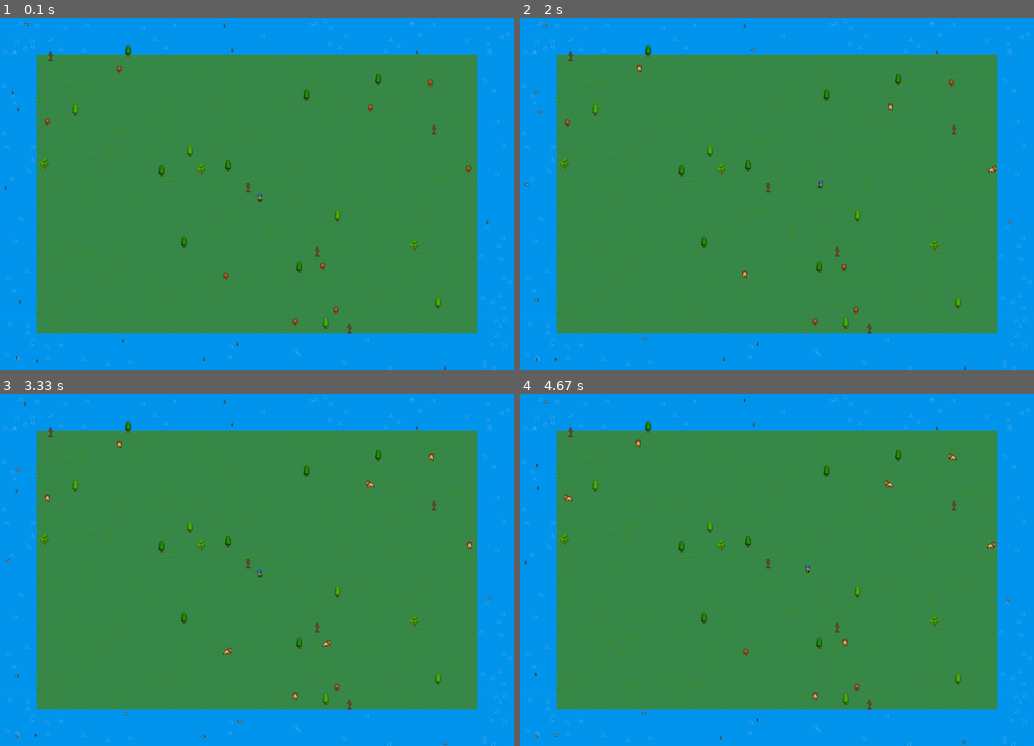
Above: before the commit, frames 1-4 (two rows, left to right).
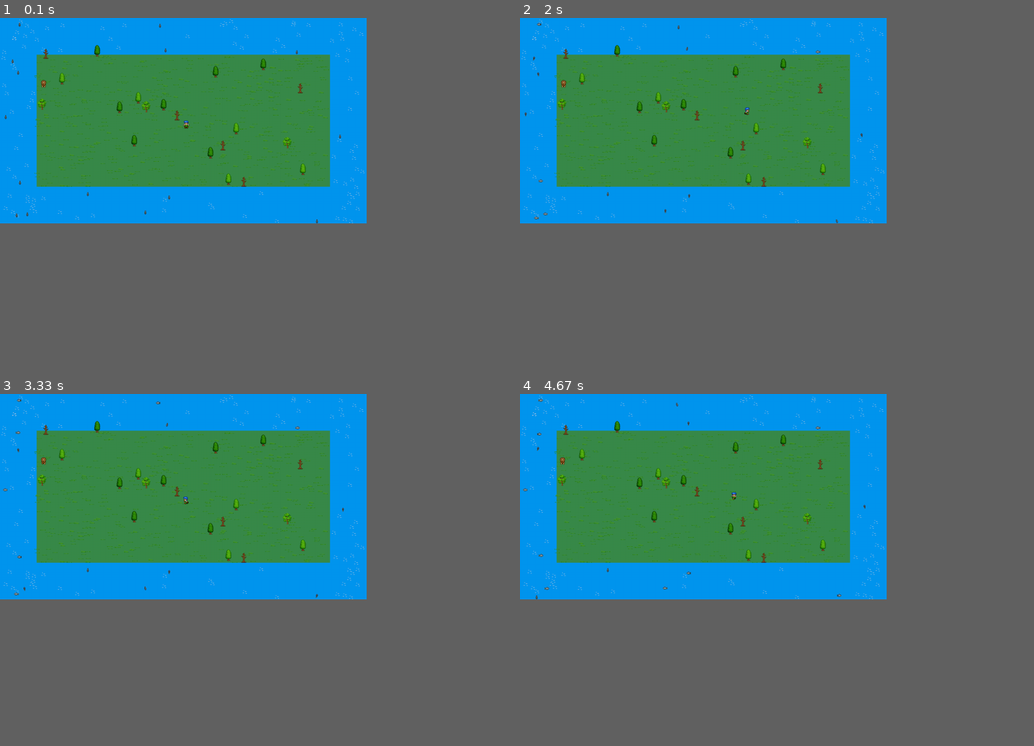
Above: after the commit, the same moments.

Repository: Kristiankaspersen/the-special-pygame
Game: pygame game, started from main.py
Same seed, same stepped clock (60 frames per second), same inputs: the game is played once before the commit and once after it.
Inputs (mouse positions are in pixels of both pictures, inside the frame that each line leads up to):
- Up to frame 1 (0.1 s): no input
- Up to frame 2 (2 s): press the mouse at (823, 116) at 0.37 s; move the mouse to (761, 123) at 0.47 s; release the mouse at (705, 134) at 0.6 s; hold D 0.67-1.13 s; hold W 1.17-1.47 s; hold D 1.5-1.97 s
- Up to frame 3 (3.33 s): hold A 2-2.53 s; hold S 2.57-2.87 s; hold A 2.9-3.3 s
- Up to frame 4 (4.67 s): hold W 3.33-3.7 s; hold D 3.73-4.37 s; hold S from 4.4 s (still down)
The window is 900x617 before the commit and 642x360 after it. Grey fills any space a smaller window leaves; there, only what the larger window draws over its background counts as a difference.

The runs differ from the first frame. In frame 1, 49% of the frame differs, in the area x 0-100%, y 0-100%; in frame 2, 49%; in frame 3, 49%; in frame 4, 49%.

Commit message:
Lion sounds

Diff:
--- a/animal.py
+++ b/animal.py
@@ -1,5 +1,6 @@
 import pygame
 import random
+import math
 
 class Animal(pygame.sprite.Sprite):
     all = []
@@ -11,12 +12,23 @@
 
         Animal.all.append(self)
 
-    def update(self, island, solid_objects, water_object1, water_object2, water_object3, water_object4, animate_num):
+    def update(self, island, solid_objects, water_object1, water_object2, water_object3, water_object4, animate_num, player):
         self.water_objects = [water_object1, water_object2, water_object3, water_object4]
         self.solid_objects = solid_objects
         self.island = island
         self.animal_movement(animate_num)
         self.isdead()
+        self.make_sound(player)
+
+    def make_sound(self, player):
+        if self.animal_name != "fish":
+            self.cx, self.cy = self.rect.centerx, self.rect.centery
+            if math.sqrt(abs(player.sprite.rect.centerx-self.rect.centerx)**2 + abs(player.sprite.rect.centerx-self.rect.centery)**2) < 40:
+                if random.randint(1, 10000) < 10:
+                    if self.animal_name == "lion":
+                        self.sound1.play()
+                        # self.agro = True   Make lion attack player
+
 
     def spawn_collision(self, solid_objects, water_object1, water_object2, water_object3, water_object4):
         water_objects = [water_object1, water_object2, water_object3, water_object4]
@@ -107,6 +119,7 @@
         self.speed = 3
         self.health = 20
         self.laziness = 100
+        self.sound1 = pygame.mixer.Sound("audio/lion1.wav")
 
         self.x, self.y = self.on_island(island)
         self.image = pygame.image.load(f"animals/{self.animal_name}/F.png").convert_alpha()
--- a/main.py
+++ b/main.py
@@ -19,10 +19,10 @@
 
 #Window and Game settings
 clock = pygame.time.Clock()
-width = 1400
-height = 960
-# width = 1000
-# height = 560
+# width = 1400
+# height = 960
+width = 1000
+height = 560
 screen = pygame.display.set_mode((width, height))
 pygame.display.set_caption("The Baboon Island")
 
@@ -34,7 +34,7 @@
 animation_timer = 0
 grass_amount = height
 trees_amount = 20
-lion_amount = 10
+lion_amount = 1
 fish_amount = 15
 
 def new_game():
@@ -127,7 +127,7 @@
         player.update(main_island, solid_objects, soft_objects, water_object1, water_object2, water_object3, water_object4, animation_counter)
         player.draw(screen)
 
-        animals.update(main_island, solid_objects, water_object1, water_object2, water_object3, water_object4, animation_counter)
+        animals.update(main_island, solid_objects, water_object1, water_object2, water_object3, water_object4, animation_counter, player)
         animals.draw(screen)
 
         solid_objects.update(player, animals)
--- a/player.py
+++ b/player.py
@@ -74,12 +74,12 @@
                     closest_tree[0].chopped()
                 closest_tree = []
 
-
-
     def player_input(self):
         self.width = self.image.get_width()
         self.height = self.image.get_height()
         keys = pygame.key.get_pressed()
+        mouse_pos = pygame.mouse.get_pos()
+        mouse_buttons = pygame.mouse.get_pressed()
 
         #Move left
         if keys[pygame.K_a]:
@@ -138,3 +138,9 @@
                 self.use()
             elif pygame.time.get_ticks() - self.last_action_time > 500:
                 self.use()
+
+        if mouse_buttons[0]:
+            if self.last_action_time == -1:
+                self.use()
+            elif pygame.time.get_ticks() - self.last_action_time > 500:
+                self.use()
Not shown, added: audio/lion1.wav
